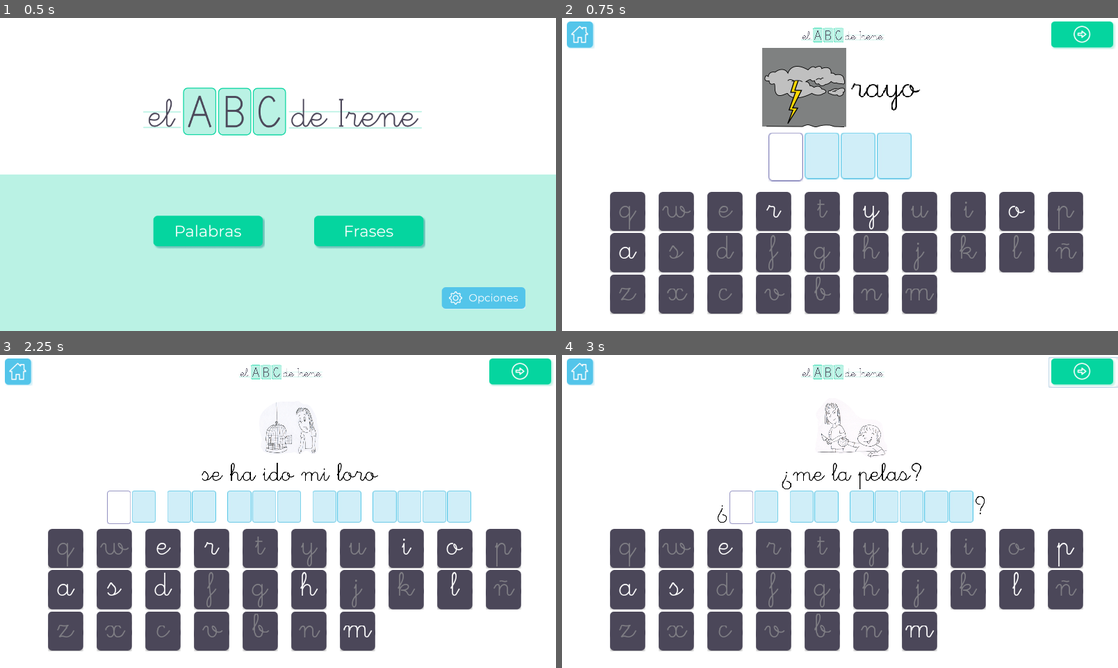
Above: before the commit, frames 1-4 (two rows, left to right).
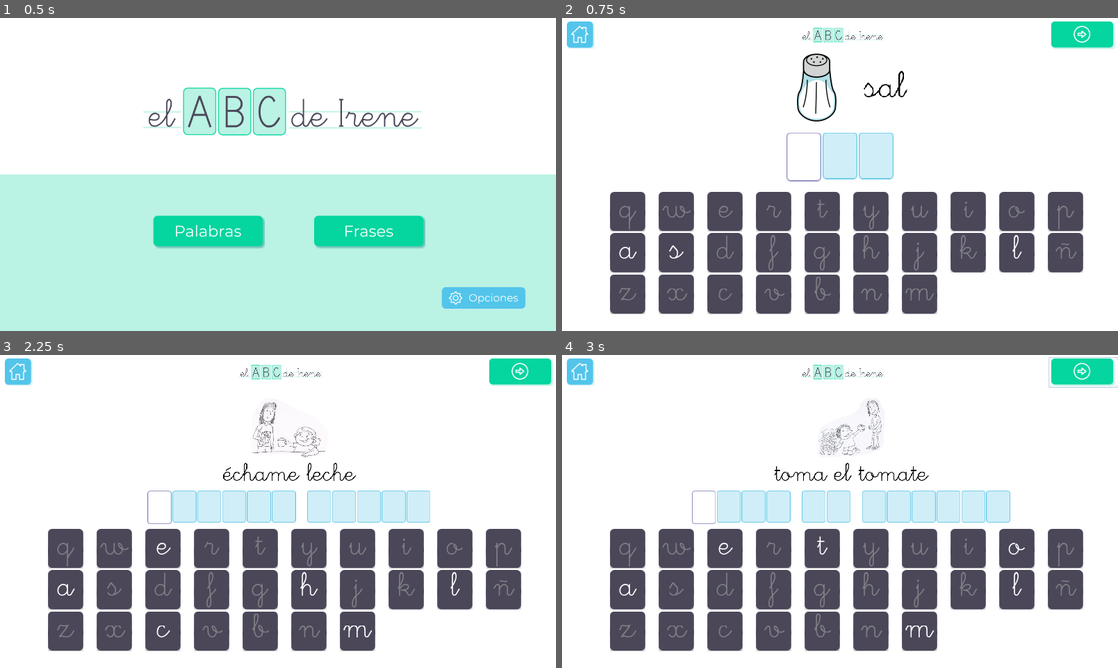
Above: after the commit, the same moments.

Repository: pabloalba/abcirene
Game: Godot game, scene res://MainMenu.tscn
Same seed, same stepped clock (60 frames per second), same inputs: the game is played once before the commit and once after it. Sound files missing from this copy of the repository are replaced by a short silence.
Inputs (mouse positions are in pixels of both pictures, inside the frame that each line leads up to):
- Up to frame 1 (0.5 s): no input
- Up to frame 2 (0.75 s): click (773, 230) at 0.5 s
- Up to frame 3 (2.25 s): click (16, 370) at 1.25 s; click (366, 567) at 2 s
- Up to frame 4 (3 s): click (1084, 373) at 2.75 s

Frame 1 is identical in both runs. In frame 2, 5.7% of the frame differs, in the area x 19-84%, y 9-77%; in frame 3, 3.8%; in frame 4, 3.9%.

Commit message:
Aplause

Diff:
--- a/Play.gd
+++ b/Play.gd
@@ -3,19 +3,23 @@
 const MODE_PLAYER = 0
 const MODE_ANIM = 1
 const MODE_SUCCESS = 2
-var words_mslcp = ["mesa", "mula", "casa", "cole", "oso", "mamá", "papá", "pupa", "pala", "polo", "sopa", "copa", "pico", "ola", "saco", "cama", "sapo", "mapa", "come", "cola", "lupa", "peso", "pila", "pisa", "pie", "púa", "mío", "cose"]
+# "pie", "pisa",
+var words_mslcp = ["mesa", "mula", "casa", "cole", "oso", "mamá", "papá", "pupa", "pala", "polo", "sopa", "copa", "pico", "ola", "saco", "cama", "sapo", "mapa", "come", "cola", "lupa", "peso", "pila", "púa", "mío", "cose"]
 var words_tjzr = ["pato", "moto", "tomate", "pelota", "maleta", "zumo", "rosa", "ropa", "ojo", "caja", "perro", "carro", "lazo", "pozo", "taza", "rata", "pijama", "tío", "río", "patata", "zapato", "rojo", "moja"]
 var words_nbvfh = ["vaso", "vaca", "bota", "boca", "foca", "feo", "fila", "café", "vino", "pino", "nata", "rana", "sofá", "camino", "luna", "lana", "piano", "vela", "fuma", "oveja", "abeja", "humo", "búho", "hoja", "hielo", "cohete"]
-var words_dgllchr = ["nido", "llave", "valla", "gato", "goma", "gusano", "caballo", "cara", "pirata", "llora", "tira", "mago", "dedo", "dado", "codo", "gallina", "coche", "leche", "chino", "chupete", "ocho", "oro", "ducha", "moda", "paga", "hora", "médico", "madera"]
+# "hora",
+var words_dgllchr = ["nido", "llave", "valla", "gato", "goma", "gusano", "caballo", "cara", "pirata", "llora", "tira", "mago", "dedo", "dado", "codo", "gallina", "coche", "leche", "chino", "chupete", "ocho", "oro", "ducha", "moda", "paga", "médico", "madera"]
 var words_nyx = ["piña", "caña", "niña", "rayo", "payaso", "taxi", "boxeo", "baño", "yema", "cabaña", "araña"]
 var words_quceci = ["queso", "quema", "raqueta", "quita", "pequeño", "máquina", "cine", "cena", "cereza", "cero", "maceta", "cielo"]
 var words_pluri = ["caramelo", "mariposa", "gasolina", "palomitas", "bocadillo", "amapola", "lavadora", "mecánico", "marinero"]
 var words_mixed = ["sol", "pez", "luz", "mar", "sal", "dos", "azul", "pan", "melón", "papel", "lápiz", "comer", "manos", "salta", "corta", "barco", "canta", "pistola", "mosca", "soldado", "montaña", "castillo", "martillo", "circo", "pantalón", "banco", "calza", "multa", "perdido"]
 var words_inverse = ["espejo", "espada", "isla", "arma", "alto", "astuto", "ancho", "espina", "escudo", "asco", "antes", "indio"]
 var words_locked = ["plato", "pluma", "flecha", "flor", "globo", "clavo", "clase", "bruja", "tripa", "fresa", "grúa", "brazo", "fruta", "sobre", "tigre", "sopla", "dobla", "abre", "otro"]
-var words_complex = ["triste", "fresco", "plástico", "brusco", "trasto", "blanco", "planta", "cresta", "frente", "presta"]
+# "cresta", "frente", "presta"
+var words_complex = ["triste", "fresco", "plástico", "brusco", "trasto", "blanco", "planta"]
 var phrases = [ "casi la pilla", "dame la mano", "dame zumo de uva", "me como la sopa yo solo", "me duele la mano", "mi …(208 unchanged characters)…
 var letters_font = load("res://font_escolar_112.tres")
+var aplause = load("res://assets/audio/aplause.wav")
 
 var letter_buttons = []
 var alphabet = ["a", "b", "c", "d", "e", "f", "g", "h", "i", "j", "k", "l", "m", "n", "ñ", "o", "p", "q", "r", "s", "t", "u", "v", "w", "x", "y", "z"]
@@ -43,11 +47,15 @@
 		globals.all_alphabet = globals.settings["words"]["all_alphabet"]
 		globals.see_words = globals.settings["words"]["see_words"]
 		globals.num_words = globals.settings["words"]["num_words"]
+		globals.locution = globals.settings["words"]["locution"]
+		globals.sound_win = globals.settings["words"]["sound_win"]
 	else:
 		globals.caps = globals.settings["phrases"]["caps"]
 		globals.all_alphabet = globals.settings["phrases"]["all_alphabet"]
 		globals.see_words = globals.settings["phrases"]["see_phrases"]
 		globals.num_words = 1
+		globals.locution = globals.settings["phrases"]["locution"]
+		globals.sound_win = globals.settings["phrases"]["sound_win"]
 
 	upper_control()
 	spaces = []
@@ -162,9 +170,6 @@
 	for i in range(globals.num_words):
 		w.append(shuffled_words[word_index])
 		word_index = (word_index + 1) % len(shuffled_words)
-	print(len(shuffled_words))
-	print(word_index)
-	print (w)
 	return w
 
 func addValidLetters(letters):
@@ -388,6 +393,12 @@
 	globals.save_game()
 
 func start_success():
+	var safe_name = safe_word(current_words[current_word_num])
+	if globals.locution:
+		_play_word(safe_name, globals.sound_win)
+	elif globals.sound_win:
+		play_aplause(null)
+
 	mode = MODE_SUCCESS
 	failsafe = 1
 	var i = current_space_num -1
@@ -407,14 +418,27 @@
 	mode = MODE_PLAYER
 
 
+func _play_word(safe_name, play_aplause):
+	var music_player = get_node("AudioStreamPlayer")
+	var sfx = load("res://assets/audio/" + safe_name + ".wav")
+	music_player.stream = sfx
+	music_player.play()
+	if play_aplause:
+		music_player.connect("finished", self, "play_aplause", [music_player])
+
+func play_aplause(who):
+	get_node("AudioStreamPlayer").disconnect("finished", self, "play_aplause")
+	get_node("AudioStreamPlayer").stream = aplause
+	get_node("AudioStreamPlayer").play()
+
+
 func _on_img_gui_input( ev, num ):
 	if ev is InputEventMouseButton:
 		if ev.button_index == BUTTON_LEFT:
 			if ev.pressed:
 				var safe_name = safe_word(current_words[num-1])
-				var sfx = load("res://assets/audio/" + safe_name + ".wav")
-				get_node("AudioStreamPlayer").stream = sfx
-				get_node("AudioStreamPlayer").play()
+				_play_word(safe_name, false)
+
 
 
 func _on_Letter_gui_input(ev, l):
--- a/Play.tscn
+++ b/Play.tscn
@@ -8,7 +8,7 @@
 [ext_resource path="res://assets/img/keboard_button.png" type="Texture" id=6]
 [ext_resource path="res://font_escolar_80.tres" type="DynamicFont" id=7]
 
-[node name="Play" type="ColorRect"]
+[node name="Play" type="ColorRect" index="0"]
 
 anchor_left = 0.0
 anchor_top = 0.0
--- a/Settings.tscn
+++ b/Settings.tscn
@@ -720,6 +720,7 @@
 
 bbcode_text = "Locucuión de palbras"
 meta_underlined = false
+text = "Locucuión de palbras"
 
 [node name="CtrlPhrasesSoundWin" parent="FrasesContainer" index="8" instance=ExtResource( 8 )]
 
@@ -2047,7 +2048,6 @@
 size_flags_vertical = 4
 custom_fonts/font = ExtResource( 9 )
 custom_colors/font_color = Color( 0, 0, 0, 1 )
-text = "WWWWWWWWW (100)"
 percent_visible = 1.0
 lines_skipped = 0
 max_lines_visible = -1
--- a/globals.gd
+++ b/globals.gd
@@ -5,6 +5,8 @@
 var play_word = true
 var see_words = false
 var num_words = 1
+var locution = true
+var sound_win = true
 
 # Default settings
 var settings = {
Not shown, removed: assets/audio/cresta.wav
Not shown, removed: assets/audio/frente.wav
Not shown, removed: assets/audio/hora.wav
Not shown, removed: assets/audio/pie.wav
Not shown, removed: assets/audio/pisa.wav
Not shown, removed: assets/audio/presta.wav
